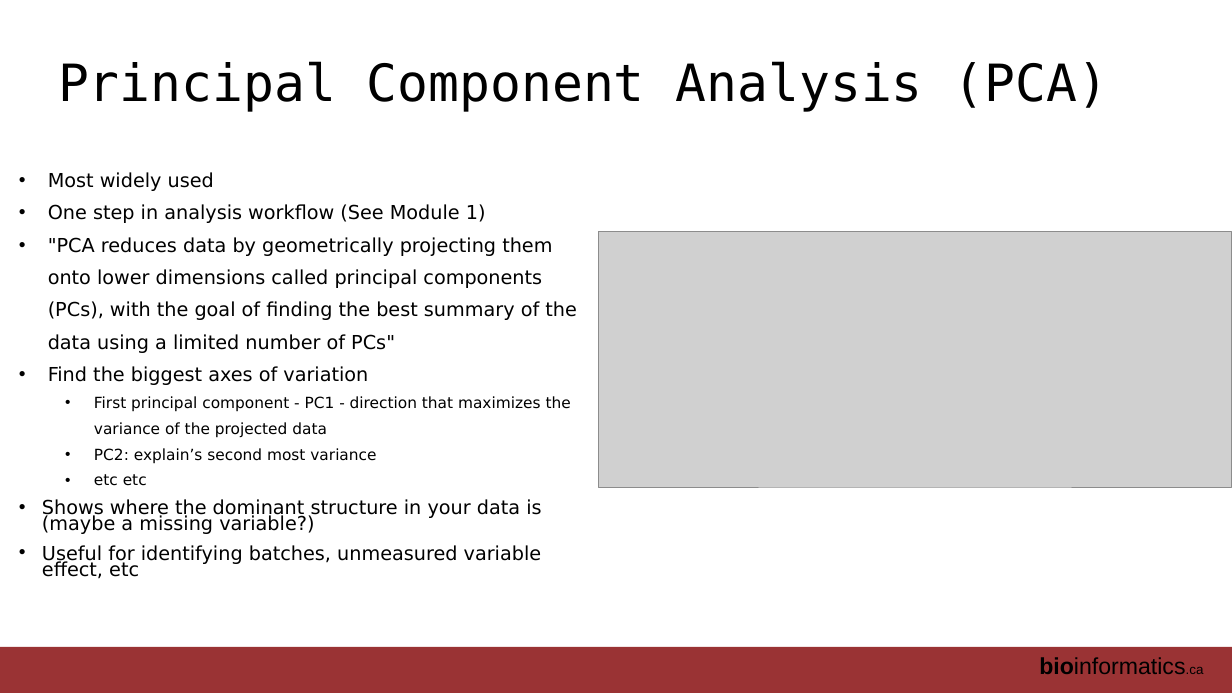
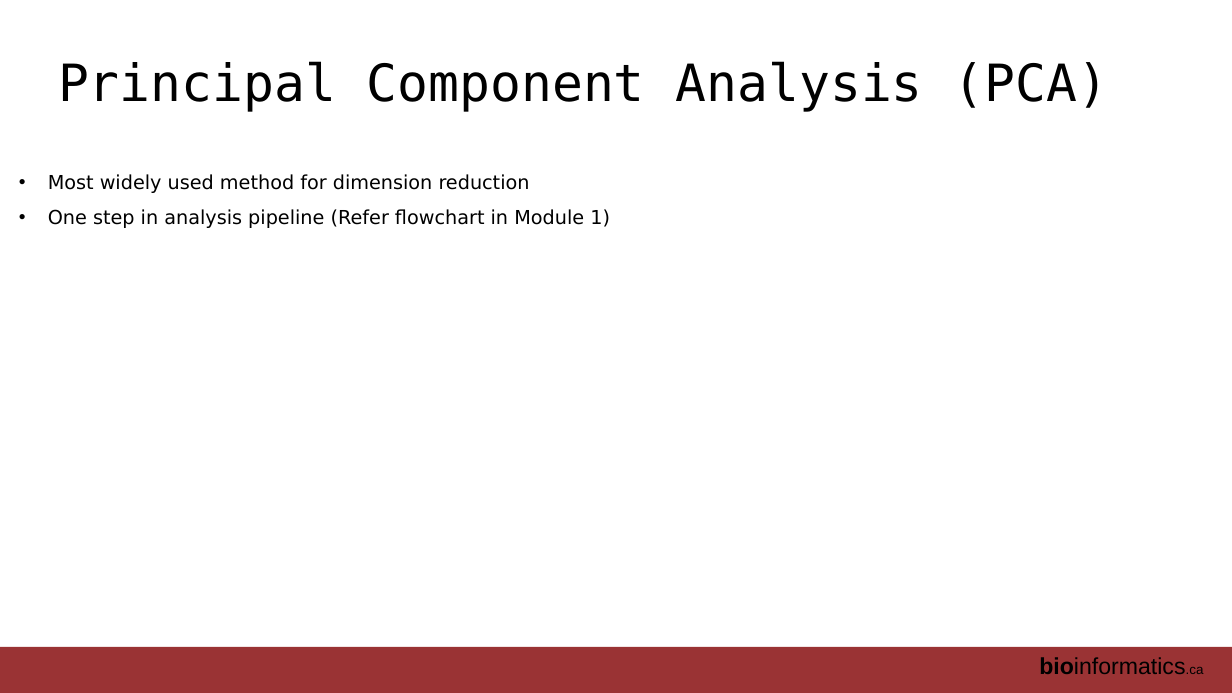
Before and after one commit to RealPaiLab/CBW_AUR2023, a slide deck: slide 20 of book/lectures/AUR_2023_Module2_DimensionReduction.pptx (slide 6 before the commit). Drawn at 1232x693 pixels with LibreOffice and Linux fonts; fonts in the diff are those of the drawing; grey boxes stand for pictures. Boxes give left, top, right and bottom in pixels: in the first picture for what was removed or moved away, otherwise in the second. Text is boxed around its words. In the diff, an @@ line names an element or a change of style, - is before the commit and + after.

Commit message:
update lecture module 2

```diff
--- a/book/lectures/AUR_2023_Module2_DimensionReduction.pptx
+++ b/book/lectures/AUR_2023_Module2_DimensionReduction.pptx
@@ text removed at [42, 172, 577, 579] @@
-• Most widely used
-• One step in analysis workflow (See Module 1)
-• "PCA reduces data by geometrically projecting them onto lower dimensions called principal components (PCs), with the goal of finding the best summary of the data using a limited number of PCs"
-• Find the biggest axes of variation
-  • First principal component - PC1 - direction that maximizes the variance of the projected data
-  • PC2: explain’s second most variance
-  • etc etc
-• Shows where the dominant structure in your data is (maybe a missing variable?)
-• Useful for identifying batches, unmeasured variable effect, etc
@@ text added at [48, 174, 610, 228], 15 pt, text #000000 @@
+• Most widely used method for dimension reduction
+• One step in analysis pipeline (Refer flowchart in Module 1)
@@ picture removed at [598, 232, 1232, 487] @@
```
Also in this commit, not shown: 6 other slides changed, 26 slides added, 6 slides removed.
